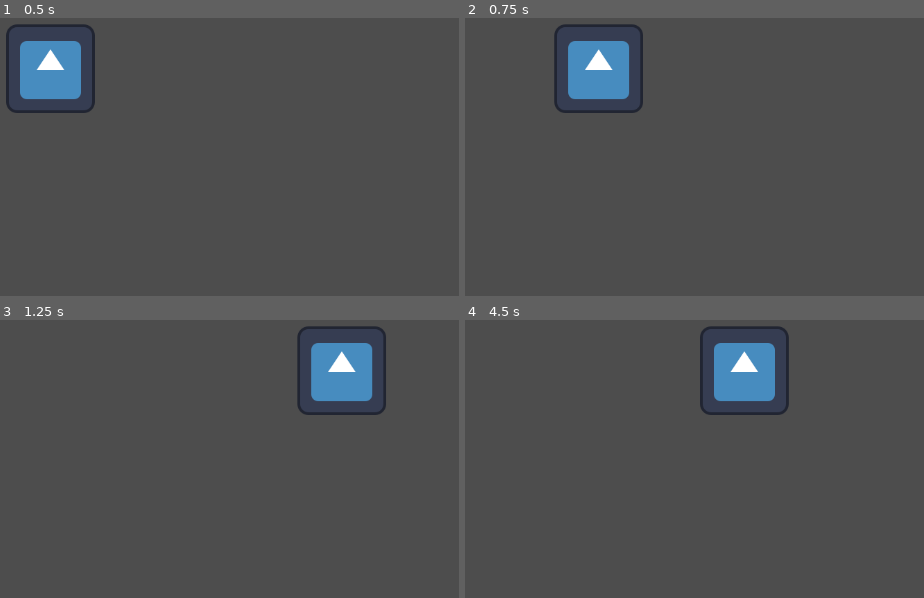
Above: before the commit, frames 1-4 (two rows, left to right).
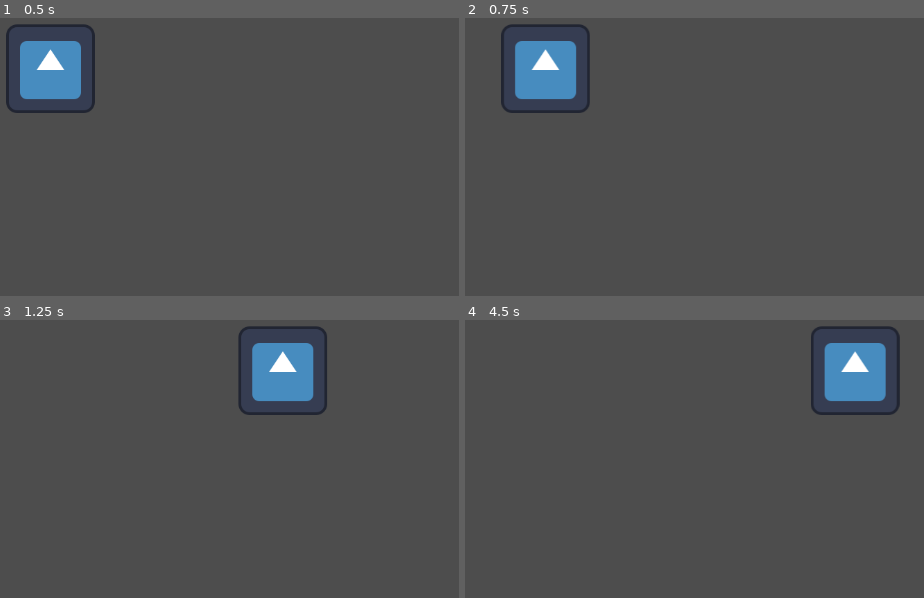
Above: after the commit, the same moments.

Repository: BenjaBelnap/Parry-God
Game: Godot game, scene res://Senes/main.tscn
Two runs of this game, one before a commit and one after it. Both use one fixed random seed, a clock stepped at 60 frames per second and the inputs below. The engine's default icon, where the game draws it, is replaced by a stand-in: a white triangle on a blue panel in a dark square.
Inputs:
- Up to frame 1 (0.5 s): no input
- Up to frame 2 (0.75 s): tap Enter at 0.5 s; hold D (move_right) from 0.53 s (still down)
- Up to frame 3 (1.25 s): keep holding D (move_right)
- Up to frame 4 (4.5 s): release D (move_right) at 1.28 s; hold S (move_down) 1.28-2.03 s; hold D (move_right) 2.03-2.78 s; tap Space at 2.75 s; hold W (move_up) 2.78-3.53 s; tap Enter at 3.5 s; hold A (move_left) from 3.53 s (still down)

Frame 1 is identical in both runs. In frame 2, 5.9% of the frame differs, in the area x 7-39%, y 2-35%; in frame 3, 6.5%; in frame 4, 7.2%, in the area x 51-95%, y 2-35%.

Commit message:
changed movement to be acceleration based

Diff:
--- a/Scripts/Player.gd
+++ b/Scripts/Player.gd
@@ -1,6 +1,7 @@
 extends CharacterBody2D  # Godot 4
-@export var speed = 200  # Movement speed
-
+@export var max_speed = 600	# Top speed
+@export var acceleration = 2000 # How fast we speed up
+@export var friction =3000  # How fast we slow down
 
 # Called when the node enters the scene tree for the first time.
 func _ready():
@@ -8,17 +9,24 @@
 
 
 func _physics_process(delta):
-	var direction = Vector2.ZERO  # Default no movement
+	var input_dir = Vector2.ZERO
 
 	if Input.is_action_pressed("move_up"):
-		direction.y -= 1
+		input_dir.y -= 1
 	if Input.is_action_pressed("move_down"):
-		direction.y += 1
+		input_dir.y += 1
 	if Input.is_action_pressed("move_left"):
-		direction.x -= 1
+		input_dir.x -= 1
 	if Input.is_action_pressed("move_right"):
-		direction.x += 1
+		input_dir.x += 1
 
-	direction = direction.normalized()  # Normalize for consistent speed
-	velocity = direction * speed
+	input_dir = input_dir.normalized()	# Prevent diagonal speed boost
+
+	if input_dir != Vector2.ZERO:
+		# Apply acceleration
+		velocity = velocity.move_toward(input_dir * max_speed, acceleration * delta)
+	else:
+		# Apply friction when no input
+		velocity = velocity.move_toward(Vector2.ZERO, friction * delta)
+
 	move_and_slide()
--- a/Senes/main.tscn
+++ b/Senes/main.tscn
@@ -13,7 +13,6 @@
 [node name="Player" type="CharacterBody2D" parent="GameBoard"]
 position = Vector2(563, 320)
 script = ExtResource("1_avws7")
-speed = 600
 
 [node name="CollisionShape2D" type="CollisionShape2D" parent="GameBoard/Player"]
 z_index = 1
